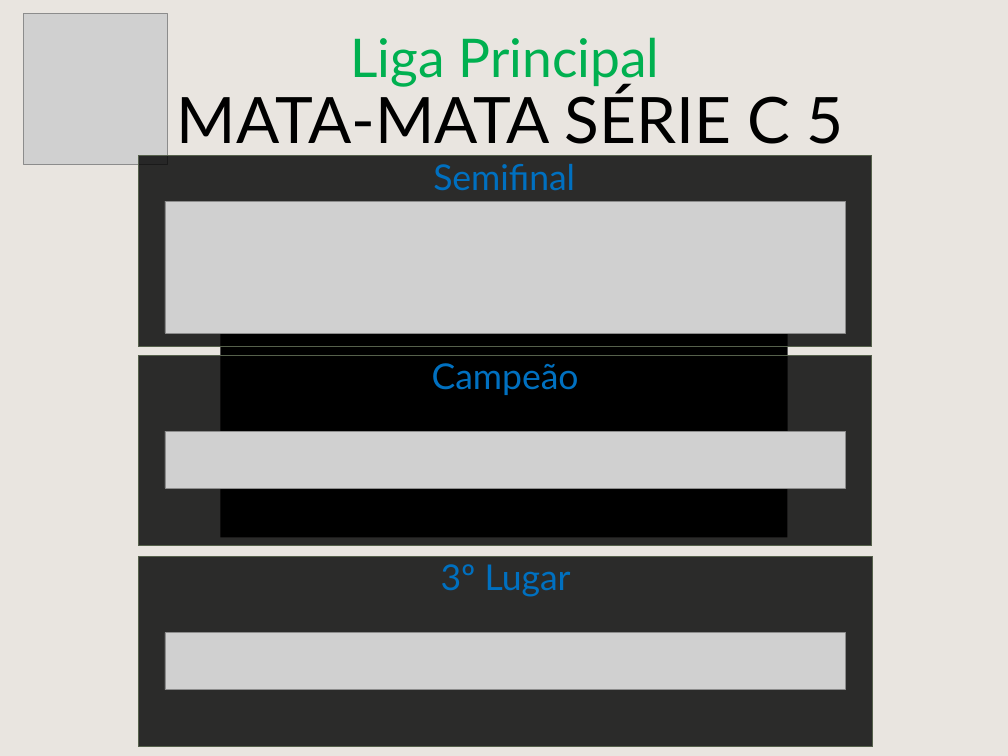
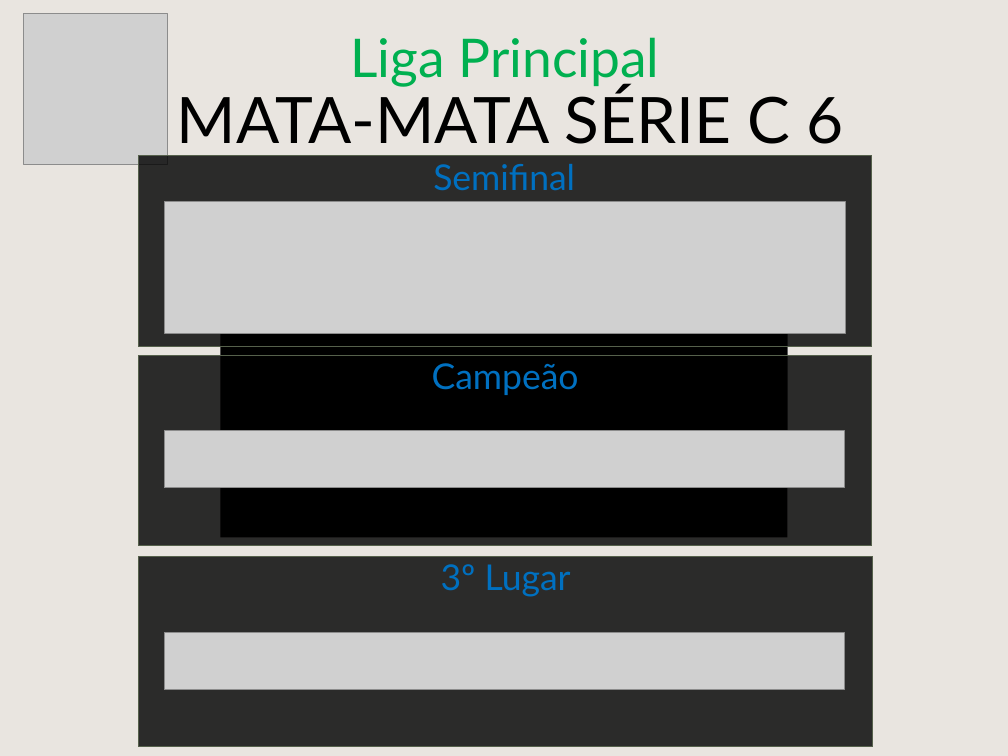
Before and after one commit to cknakayama/automacao_ligaroletarussa2021, a slide deck: slide 16 of MataMataPlanilha.pptx. Drawn at 1008x756 pixels with LibreOffice and Linux fonts; fonts in the diff are those of the drawing; grey boxes stand for pictures; background and template pictures are left out. Boxes give left, top, right and bottom in pixels: in the first picture for what was removed or moved away, otherwise in the second. Text is boxed around its words. In the diff, an @@ line names an element or a change of style, - is before the commit and + after.

```diff
--- a/MataMataPlanilha.pptx
+++ b/MataMataPlanilha.pptx
@@ text at [177, 88, 844, 156]: text changed @@
-MATA-MATA SÉRIE C 5
+MATA-MATA SÉRIE C 6
```
Also in this commit, not shown: 1 other slide changed, 3 other files.
